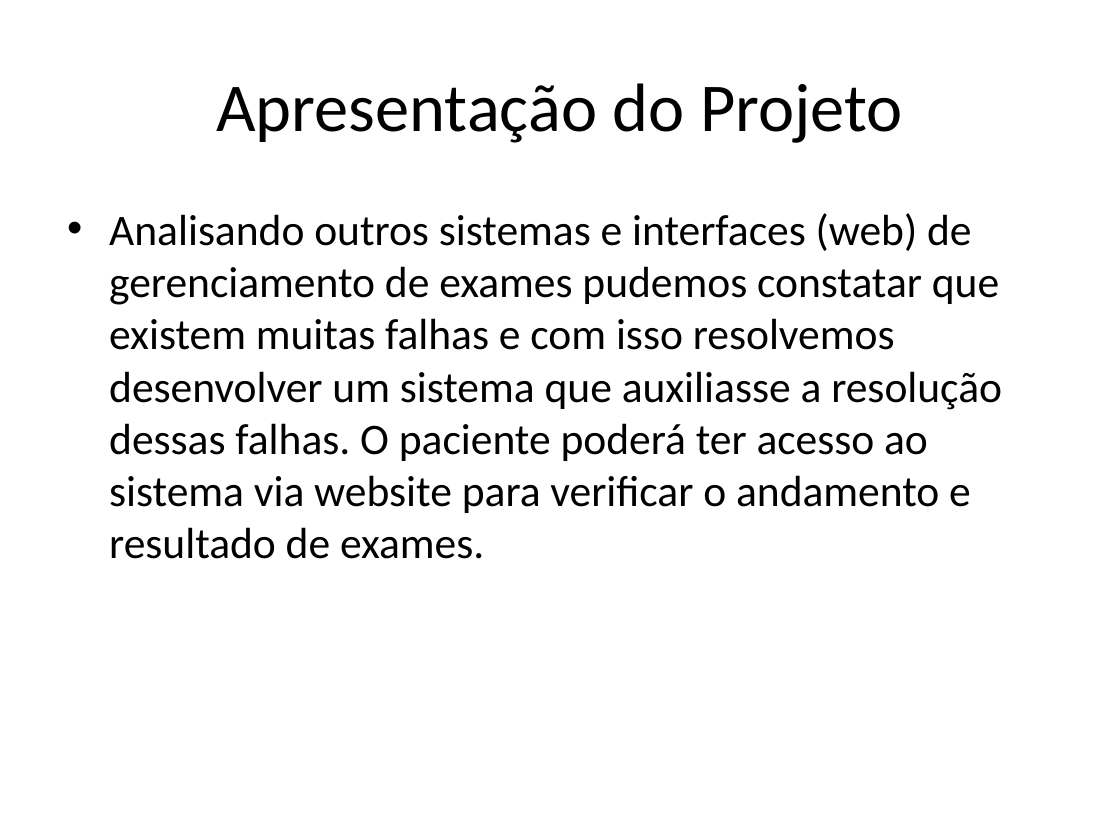
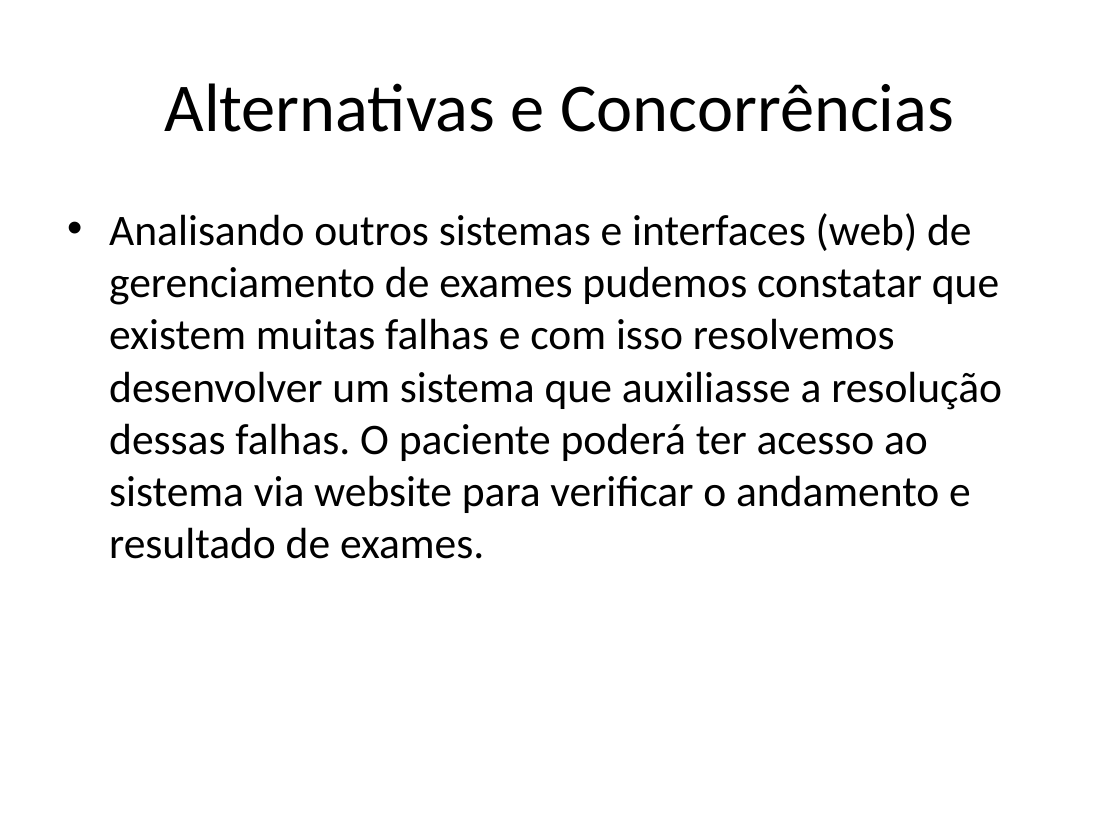
Before and after one commit to kokmz/TCCHUE, a slide deck: slide 6 of documentacao/G4_Apresentacao2sem2014_Final.pptx (slide 3 before the commit). Drawn at 1120x840 pixels with LibreOffice and Linux fonts; fonts in the diff are those of the drawing; background and template pictures are left out. Boxes give left, top, right and bottom in pixels: in the first picture for what was removed or moved away, otherwise in the second. Text is boxed around its words. In the diff, an @@ line names an element or a change of style, - is before the commit and + after.

```diff
--- a/documentacao/G4_Apresentacao2sem2014_Final.pptx
+++ b/documentacao/G4_Apresentacao2sem2014_Final.pptx
@@ title at (165, 83, 954, 132): text changed @@
-Apresentação do Projeto
+Alternativas e Concorrências
```
Also in this commit, not shown: 5 other slides changed, 1 slide added, 1 slide removed.
